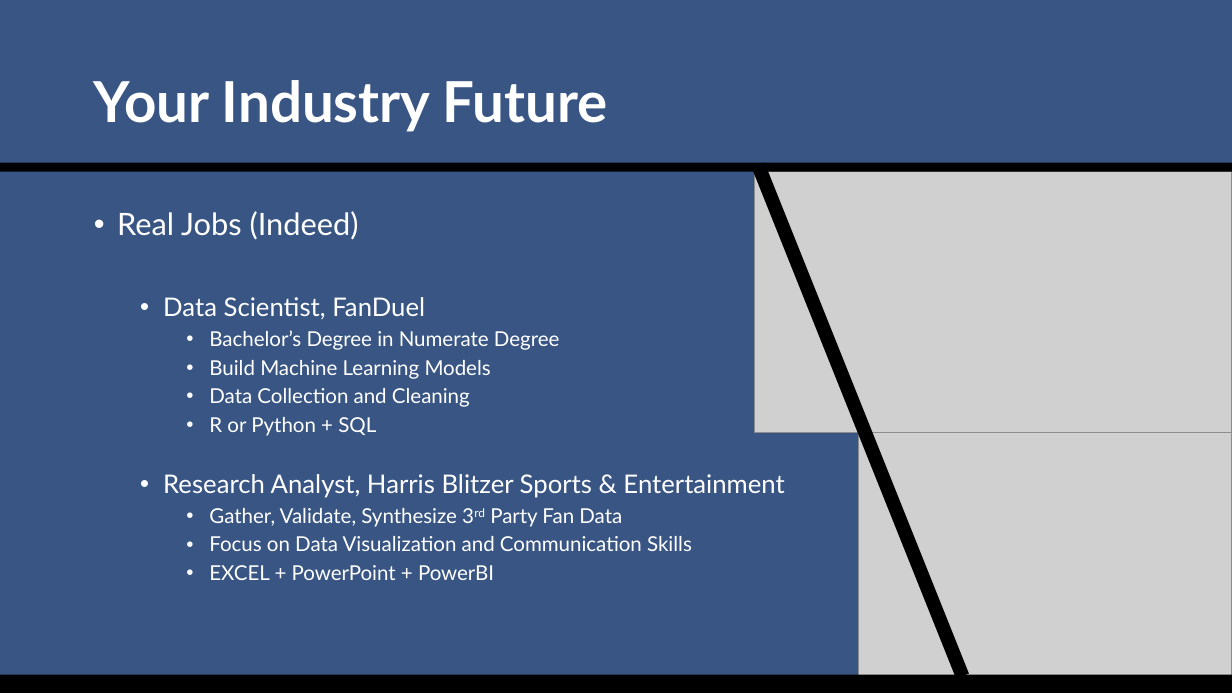
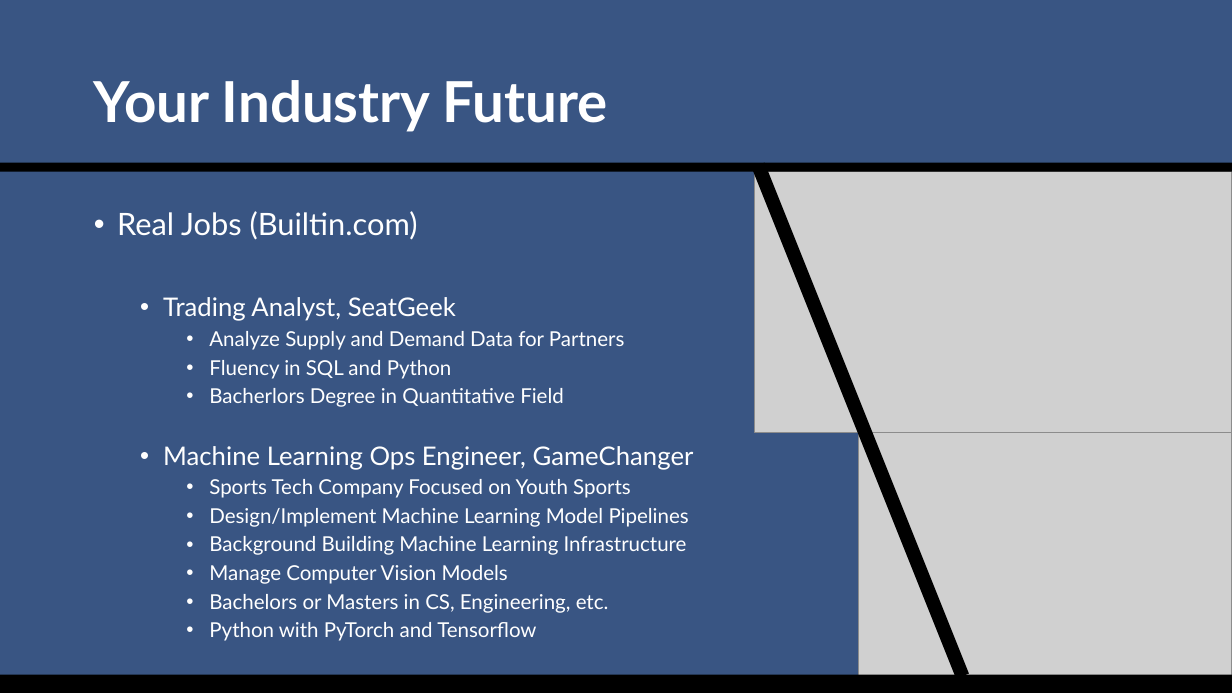
Before and after one commit to SuperMarioGiacomazzo/STOR538_WEBSITE, a slide deck: slide 18 of Slides/Sports Analytics 3/Sports_Analytics_3_Lecture.pptx (slide 17 before the commit). Drawn at 1232x693 pixels with LibreOffice and Linux fonts; fonts in the diff are those of the drawing; grey boxes stand for pictures. Boxes give left, top, right and bottom in pixels: in the first picture for what was removed or moved away, otherwise in the second. Text is boxed around its words. In the diff, an @@ line names an element or a change of style, - is before the commit and + after.

```diff
--- a/Slides/Sports Analytics 3/Sports_Analytics_3_Lecture.pptx
+++ b/Slides/Sports Analytics 3/Sports_Analytics_3_Lecture.pptx
@@ text at (117,211,694,641): text changed @@
-• Real Jobs (Indeed)
-  • Data Scientist, FanDuel
-    • Bachelor’s Degree in Numerate Degree
-    • Build Machine Learning Models
-    • Data Collection and Cleaning
-    • R or Python + SQL
-  • Research Analyst, Harris Blitzer Sports & Entertainment
-    • Gather, Validate, Synthesize 3rd Party Fan Data
-    • Focus on Data Visualization and Communication Skills
-    • EXCEL + PowerPoint + PowerBI
+• Real Jobs (Builtin.com)
+  • Trading Analyst, SeatGeek
+    • Analyze Supply and Demand Data for Partners
+    • Fluency in SQL and Python
+    • Bacherlors Degree in Quantitative Field
+  • Machine Learning Ops Engineer, GameChanger
+    • Sports Tech Company Focused on Youth Sports
+    • Design/Implement Machine Learning Model Pipelines
+    • Background Building Machine Learning Infrastructure
+    • Manage Computer Vision Models
+    • Bachelors or Masters in CS, Engineering, etc.
+    • Python with PyTorch and Tensorflow
```
Also in this commit, not shown: 9 other slides changed, 1 slide added, 1 slide removed, 7 other files.
